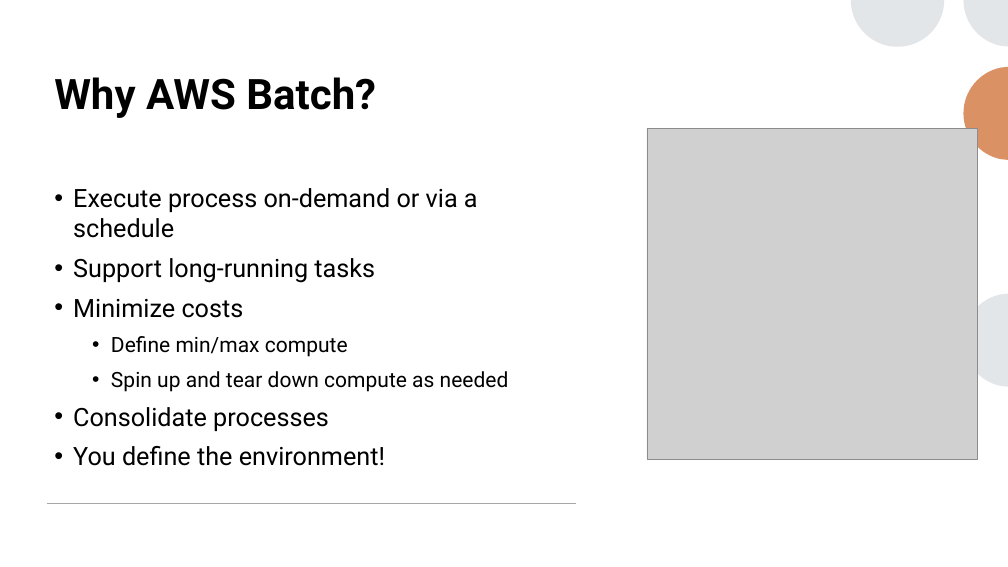
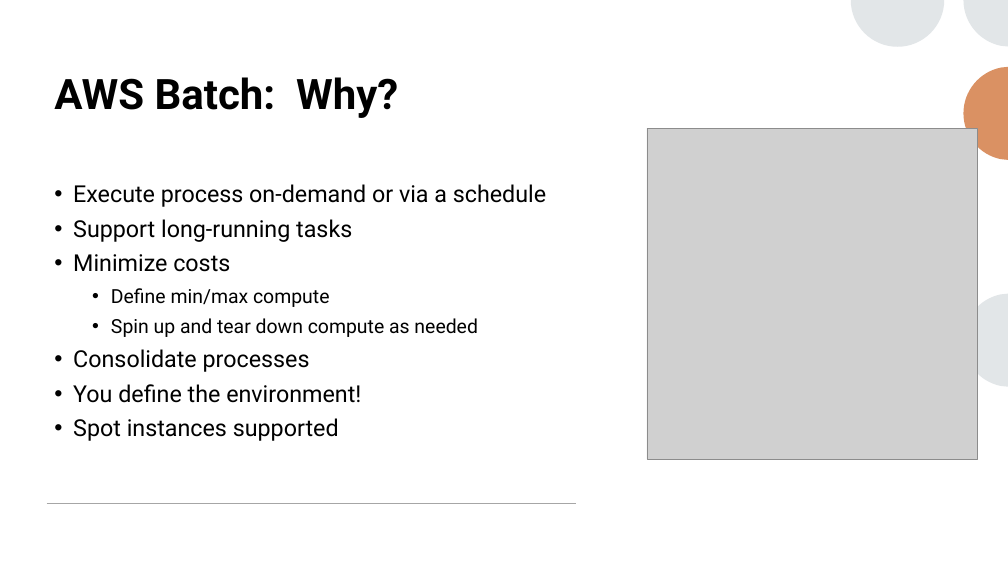
Before and after one commit to krcourville/aws-batch-python-runner, a slide deck: slide 4 of presentation/aws-batch-runner.pptx (slide 2 before the commit). Drawn at 1008x567 pixels with LibreOffice and Linux fonts; fonts in the diff are those of the drawing; grey boxes stand for pictures. Boxes give left, top, right and bottom in pixels: in the first picture for what was removed or moved away, otherwise in the second. Text is boxed around its words. In the diff, an @@ line names an element or a change of style, - is before the commit and + after.

```diff
--- a/presentation/aws-batch-runner.pptx
+++ b/presentation/aws-batch-runner.pptx
@@ title at (x1=54, y1=77, x2=398, y2=118): text changed @@
-Why AWS Batch?
+AWS Batch: Why?
@@ text at (x1=73, y1=184, x2=546, y2=403): size 24 to 22.2 pt in "Execute process on-demand or via a schedule", "Support long-running tasks", "Minimize costs", "Consolidate processes" and 1 more places; size 20 to 18.5 pt in "Define min/max compute", "Spin up and tear down compute as ..."; line spacing 1 to 0.9 @@
@@ text at (x1=73, y1=418, x2=339, y2=441): paragraph added @@
+• Spot instances supported
```
Also in this commit, not shown: 4 other slides changed, 3 slides added.
